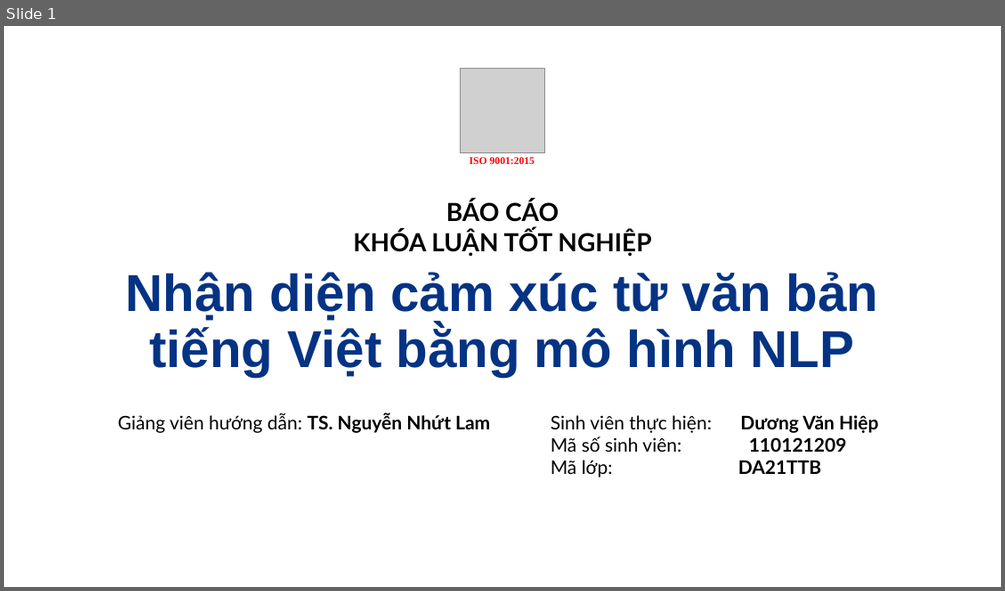
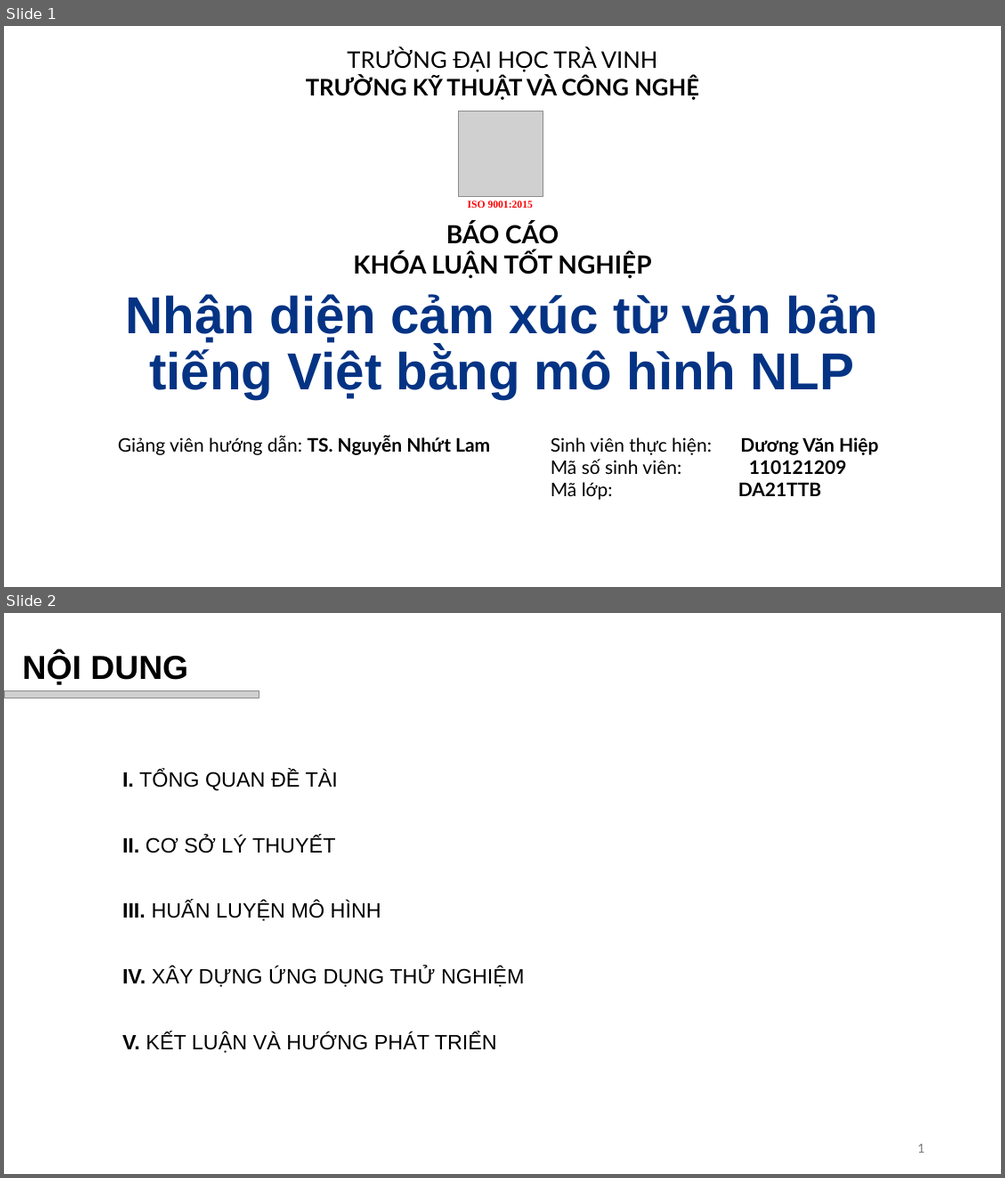
Before and after one commit to vhiepp/tn-da21ttb-110121209-duongvanhiep-sentiment-analysis, a slide deck: docs/pptx/Dương Văn Hiệp_110121209_DA21TTB.pptx. Shown one above the other, each under a label of ours: slide 1 before the commit, slides 1 and 2 after it. The pictures are 1005x591 and 1005x1178 pixels, drawn with LibreOffice and Linux fonts; fonts in the diff are those of the drawing; grey boxes stand for pictures; background and template pictures are left out. Boxes give left, top, right and bottom in pixels: in the first picture for what was removed or moved away, otherwise in the second. Text is boxed around its words. In the diff, an @@ line names an element or a change of style, - is before the commit and + after.

```diff
--- a/docs/pptx/Dương Văn Hiệp_110121209_DA21TTB.pptx
+++ b/docs/pptx/Dương Văn Hiệp_110121209_DA21TTB.pptx
@@ slide 2 added at (4, 613, 1001, 1174), background #FFFFFF @@
@@ text added at (23, 653, 188, 685), 32 pt, text #000000, bold @@
+NỘI DUNG
@@ picture added at (4, 690, 259, 698) @@
@@ text added at (122, 771, 338, 791), 20 pt, text #000000 @@
+I. TỔNG QUAN ĐỀ TÀI
@@ text added at (122, 835, 335, 853), 20 pt, text #000000 @@
+II. CƠ SỞ LÝ THUYẾT
@@ text added at (122, 901, 381, 921), 20 pt, text #000000 @@
+III. HUẤN LUYỆN MÔ HÌNH
@@ text added at (122, 966, 524, 987), 20 pt, text #000000 @@
+IV. XÂY DỰNG ỨNG DỤNG THỬ NGHIỆM
@@ text added at (122, 1032, 497, 1053), 20 pt, text #000000 @@
+V. KẾT LUẬN VÀ HƯỚNG PHÁT TRIỂN
@@ page number added at (917, 1143, 924, 1152), 12 pt, text #797979 @@
+1
@@ slide 1 changed as well @@
@@ text added at (306, 48, 699, 100), 22 pt, text #000000, bold @@
+TRƯỜNG ĐẠI HỌC TRÀ VINH
+TRƯỜNG KỸ THUẬT VÀ CÔNG NGHỆ
@@ picture: place and size @@
-picture at (461, 68, 545, 153)
+picture at (458, 111, 543, 197)
@@ text "ISO 9001:2015": place and size @@
-text "ISO 9001:2015" at (469, 157, 534, 164)
+text "ISO 9001:2015" at (468, 200, 533, 208)
@@ 2 texts, 1 subtitle, 1 title: place and size @@
-2 texts, 1 subtitle, 1 title at (118, 200, 879, 477)
+2 texts, 1 subtitle, 1 title at (118, 222, 879, 499)
```
Also in this commit, not shown: 2 other slides added, 2 slides removed, 1 other file.
